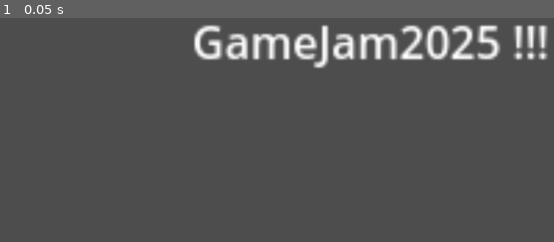
Above: before the commit, frame 1.
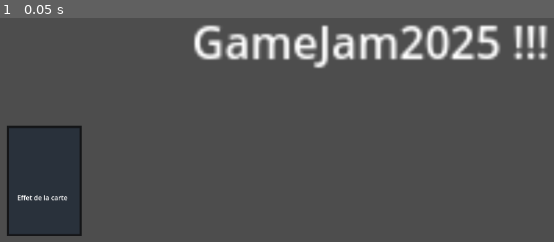
Above: after the commit, the same moment.

Repository: Pyropingouin/GameJam2025
Game: Godot game, scene res://Scenes/main.tscn
The game is run twice, just before and just after one commit, with the same random seed, the same clock (stepped at 60 frames per second) and the same inputs. Before the commit the project has no main scene; this scene is started directly in both runs.
Inputs:
- Up to frame 1 (0.05 s): no input

The runs differ from the first frame. In frame 1, 6.6% of the frame differs, in the area x 1-15%, y 48-98%.

Commit message:
Drag la carte (début)

Diff:
--- a/gamejam2025/Scenes/card.tscn
+++ b/gamejam2025/Scenes/card.tscn
@@ -1,8 +1,27 @@
-[gd_scene load_steps=2 format=3 uid="uid://e6jxvndb0jae"]
+[gd_scene load_steps=4 format=3 uid="uid://e6jxvndb0jae"]
 
+[ext_resource type="Script" path="res://Scripts/card.gd" id="1_1g4or"]
 [ext_resource type="Texture2D" uid="uid://cfhb0oqftay68" path="res://Assets/card_temporaire.png" id="1_ri5tk"]
 
+[sub_resource type="RectangleShape2D" id="RectangleShape2D_liphp"]
+size = Vector2(179, 266)
+
 [node name="Card" type="Node2D"]
+scale = Vector2(0.6, 0.6)
+script = ExtResource("1_1g4or")
 
-[node name="Sprite2D" type="Sprite2D" parent="."]
+[node name="CardImage" type="Sprite2D" parent="."]
 texture = ExtResource("1_ri5tk")
+
+[node name="Area2D" type="Area2D" parent="."]
+
+[node name="CollisionShape2D" type="CollisionShape2D" parent="Area2D"]
+position = Vector2(-0.5, 0)
+shape = SubResource("RectangleShape2D_liphp")
+
+[node name="RichTextLabel" type="RichTextLabel" parent="."]
+offset_left = -65.0
+offset_top = 28.3333
+offset_right = 77.0
+offset_bottom = 106.333
+text = "Effet de la carte"
--- a/gamejam2025/Scenes/main.tscn
+++ b/gamejam2025/Scenes/main.tscn
@@ -1,6 +1,13 @@
-[gd_scene format=3 uid="uid://dhi4ubpsbjwht"]
+[gd_scene load_steps=4 format=3 uid="uid://dhi4ubpsbjwht"]
+
+[ext_resource type="Script" path="res://Scripts/card_manager.gd" id="1_jcl2g"]
+[ext_resource type="PackedScene" uid="uid://e6jxvndb0jae" path="res://Scenes/card.tscn" id="1_qwpo6"]
+[ext_resource type="Script" path="res://Scripts/input_manager.gd" id="2_pow3f"]
 
 [node name="Main" type="Node2D"]
+
+[node name="CardManager" type="Node2D" parent="."]
+script = ExtResource("1_jcl2g")
 
 [node name="RichTextLabel" type="RichTextLabel" parent="."]
 offset_left = 320.0
@@ -10,3 +17,9 @@
 scale = Vector2(4, 4)
 text = "GameJam2025 !!!
 "
+
+[node name="Card" parent="." instance=ExtResource("1_qwpo6")]
+position = Vector2(107, 524)
+
+[node name="InputManager" type="Node2D" parent="."]
+script = ExtResource("2_pow3f")
--- /dev/null
+++ b/gamejam2025/Scripts/card.gd
@@ -0,0 +1,11 @@
+extends Node2D
+
+
+# Called when the node enters the scene tree for the first time.
+func _ready() -> void:
+	pass # Replace with function body.
+
+
+# Called every frame. 'delta' is the elapsed time since the previous frame.
+func _process(delta: float) -> void:
+	pass
--- /dev/null
+++ b/gamejam2025/Scripts/card_manager.gd
@@ -0,0 +1,54 @@
+extends Node2D
+
+const CARD_COLLISION_MASK = 1
+
+@onready var input_manager: Node2D = $"../InputManager"
+
+var screen_size
+var card_being_dragged
+
+func _ready() -> void:
+	screen_size = get_viewport_rect().size
+	input_manager.connect("left_mouse_button_released", on_left_click_released)
+
+
+func _process(delta: float) -> void:
+	if card_being_dragged:
+		var mouse_position = get_global_mouse_position()
+
+		# Clamp permet d'empêcher les cartes de sortir de l'écran
+		card_being_dragged.position = Vector2(clamp(mouse_position.x, 0, screen_size.x),
+			clamp(mouse_position.y, 0, screen_size.y))
+
+func on_left_click_released():
+	if card_being_dragged:
+		finish_drag()
+
+#func raycast_check_for_card():
+	#var space_state = get_world_2d().direct_space_state
+	#var parameters = PhysicsPointQueryParameters2D.new()
+	#parameters.position = get_global_mouse_position()
+	#parameters.collision_mask = CARD_COLLISION_MASK
+	#parameters.collide_with_areas = true
+	#
+	#var result = space_state.intersect_point(parameters)
+	#if result.size() > 0:
+		#return get_card_with_highest_z_index()
+	#return null
+
+func get_card_with_highest_z_index():
+	pass
+
+func card_clicked(card):
+	start_drag(card)
+
+func start_drag(card):
+	card_being_dragged = card
+	print("Start drag")
+
+func finish_drag():
+	print("Finish drag")
+	card_being_dragged = null
+
+func draw_card():
+	pass
--- /dev/null
+++ b/gamejam2025/Scripts/input_manager.gd
@@ -0,0 +1,39 @@
+extends Node2D
+
+signal left_mouse_button_clicked
+signal left_mouse_button_released
+
+const CARD_COLLISION_MASK = 1
+const DECK_COLLISION_MASK = 2
+
+@onready var card_manager: Node2D = $"../CardManager"
+
+func _ready() -> void:
+	pass # Replace with function body.
+
+func _input(event: InputEvent) -> void:
+	if event is InputEventMouseButton and event.button_index == MOUSE_BUTTON_LEFT:
+		if event.pressed:
+			emit_signal("left_mouse_button_clicked")
+			raycast_at_cursor()
+		else:
+			emit_signal("left_mouse_button_released")
+
+func raycast_at_cursor():
+	var space_state = get_world_2d().direct_space_state
+	var parameters = PhysicsPointQueryParameters2D.new()
+	parameters.position = get_global_mouse_position()
+	parameters.collide_with_areas = true
+
+	var result = space_state.intersect_point(parameters)
+	if result.size() > 0:
+		var result_collision_mask = result[0].collider.collision_mask
+
+		if result_collision_mask == CARD_COLLISION_MASK:
+			# Card clicked
+			var card_found = result[0].collider.get_parent()
+			if card_found:
+				card_manager.card_clicked(card_found)
+		elif result_collision_mask == DECK_COLLISION_MASK:
+			# Deck clicked
+			card_manager.draw_card()
--- a/gamejam2025/project.godot
+++ b/gamejam2025/project.godot
@@ -11,5 +11,6 @@
 [application]
 
 config/name="GameJam2025"
+run/main_scene="res://Scenes/main.tscn"
 config/features=PackedStringArray("4.3", "Forward Plus")
 config/icon="res://Assets/icon.svg"
